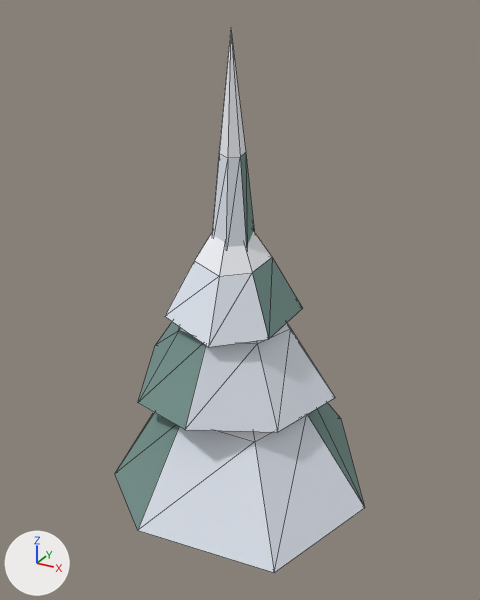
Renders of the glTF model grafiikka/mallit/kasvit/kuusi_1.glb from each side of a commit.
The view is the same before and after, from a 50 mm camera at (3.63, -6.41, 6.18) aimed at (0.15, -0.07, 3.01). Lighting does not change. The marker at lower left points along +X, +Y and +Z. The first picture is the older version. Mesh edges are drawn as thin lines. Vertices at exactly the same position are counted once.

The first picture shows 'kuusi_1'.
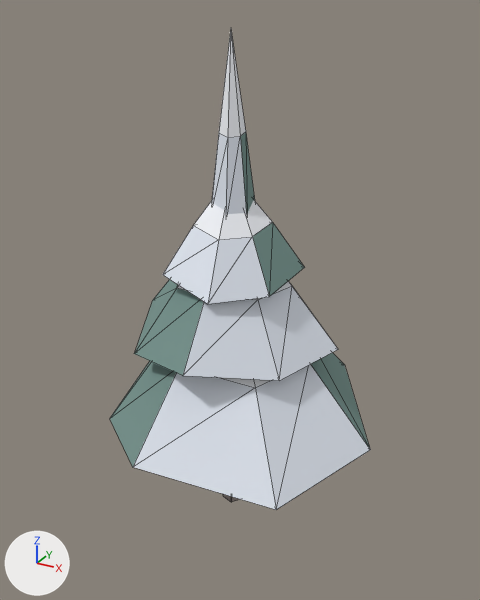
Boxes (x1, y1, x2, y2) around the edits, measured in the pictures (480 x 600 px; the box of a moved part takes in the faces that stretch with it):
'kuusi_1', reshaped (12% shorter): before (115, 31, 365, 573); after (110, 31, 370, 510)
part 1 of me_kuusi_1, moved or reshaped: before (212, 31, 255, 248); after (212, 31, 255, 215)
part 2 of me_kuusi_1, moved or reshaped: before (115, 232, 365, 573); after (110, 200, 370, 510)

The change in detail:
me_kuusi_1 has 74 vertices, 122 faces and spans x -1.59..1.81, y -1.79..1.6, z 0.0..6.0.
me_kuusi_1 is used by ob_kuusi_1; location (0.0, 0.0, 0.0).
me_kuusi_1 part 1: the loose piece of 16 vertices spanning x -0.29..0.26, y -0.29..0.3, z 3.54..6.0 is scaled about its middle by (1, 1, 0.838), then moved by (0.0, 0.0, 0.21).
me_kuusi_1 part 2: 53 of 74 vertices moved; they spanned x -1.59..1.81, y -1.79..1.6, z 0.41..4.19 and now span x -1.59..1.81, y -1.79..1.6, z 1.3..4.49; mean shift (0.0, 0.0, 0.63); largest move (1.27, -1.33, 0.41) -> (1.27, -1.33, 1.3).
